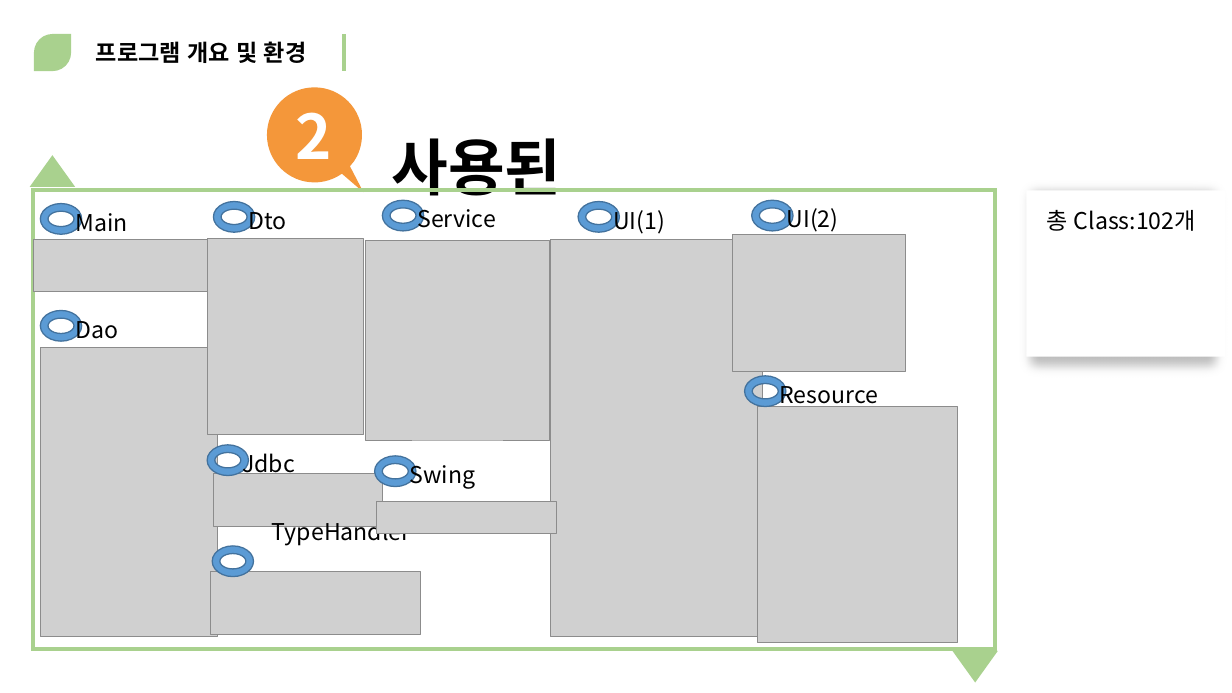
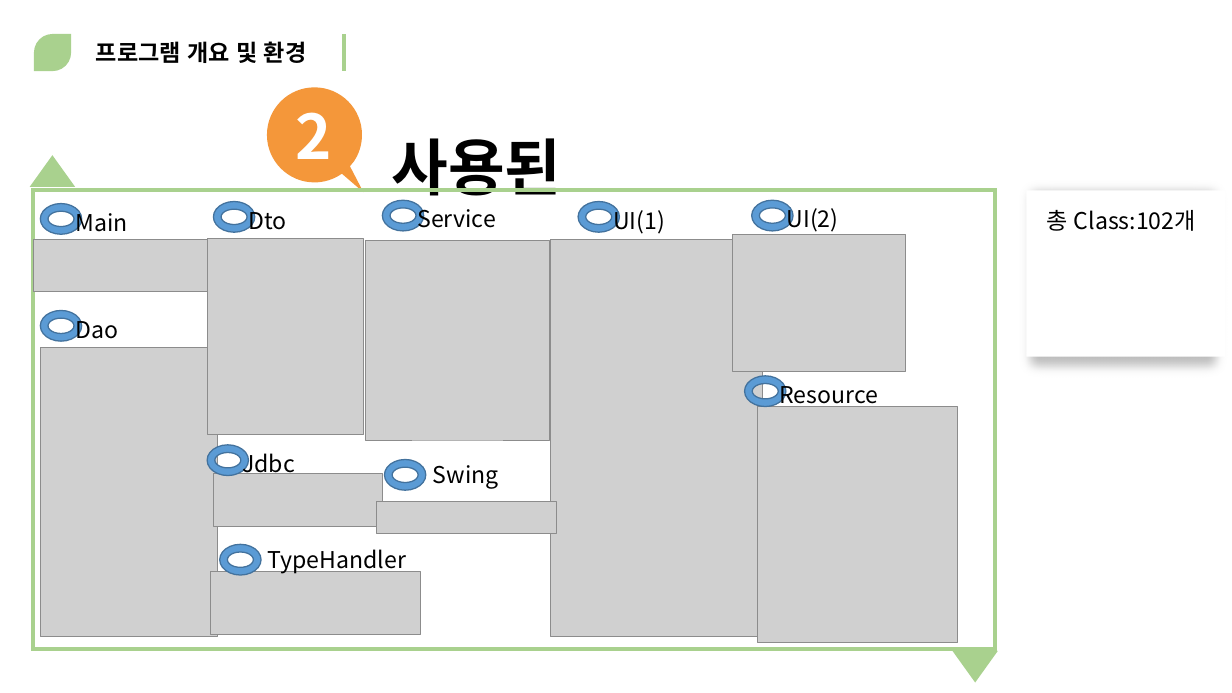
Before and after one commit to MinSu-Kim/java_web_male, a slide deck: slide 9 of document/사발면.pptx. Drawn at 1232x693 pixels with LibreOffice and Linux fonts; fonts in the diff are those of the drawing; grey boxes stand for pictures. Boxes give left, top, right and bottom in pixels: in the first picture for what was removed or moved away, otherwise in the second. Text is boxed around its words. In the diff, an @@ line names an element or a change of style, - is before the commit and + after.

```diff
--- a/document/사발면.pptx
+++ b/document/사발면.pptx
@@ donut moved from (x1=374, y1=456, x2=416, y2=486) to (x1=384, y1=459, x2=426, y2=490) @@
@@ text "Swing" rewrapped from (x1=410, y1=460, x2=476, y2=489) to (x1=433, y1=465, x2=499, y2=489) @@
@@ text "TypeHandler" rewrapped from (x1=272, y1=516, x2=411, y2=545) to (x1=268, y1=549, x2=407, y2=573) @@
@@ donut moved from (x1=213, y1=546, x2=254, y2=577) to (x1=220, y1=544, x2=262, y2=575) @@
```
Also in this commit, not shown: 7 other slides changed, 26 slides added.
